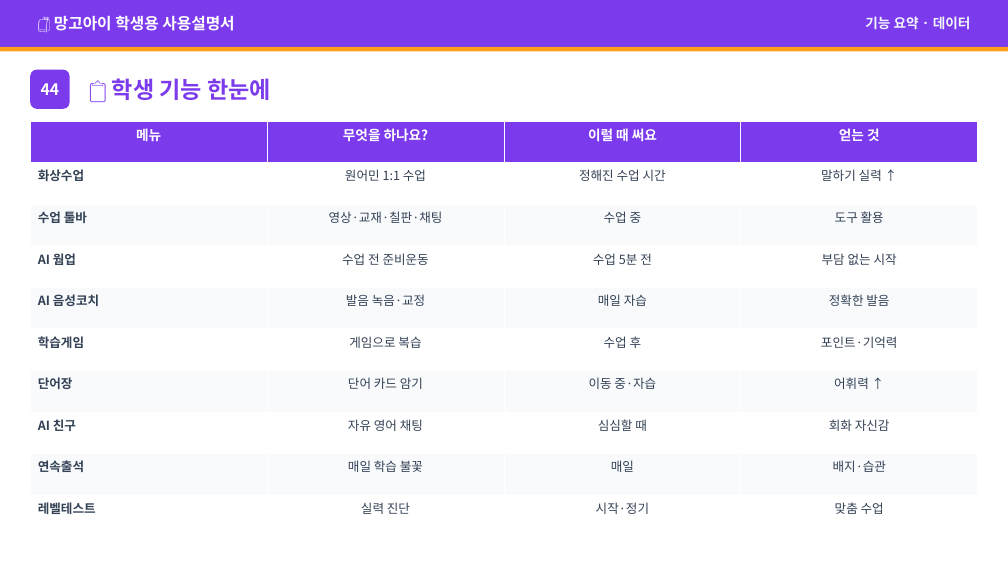
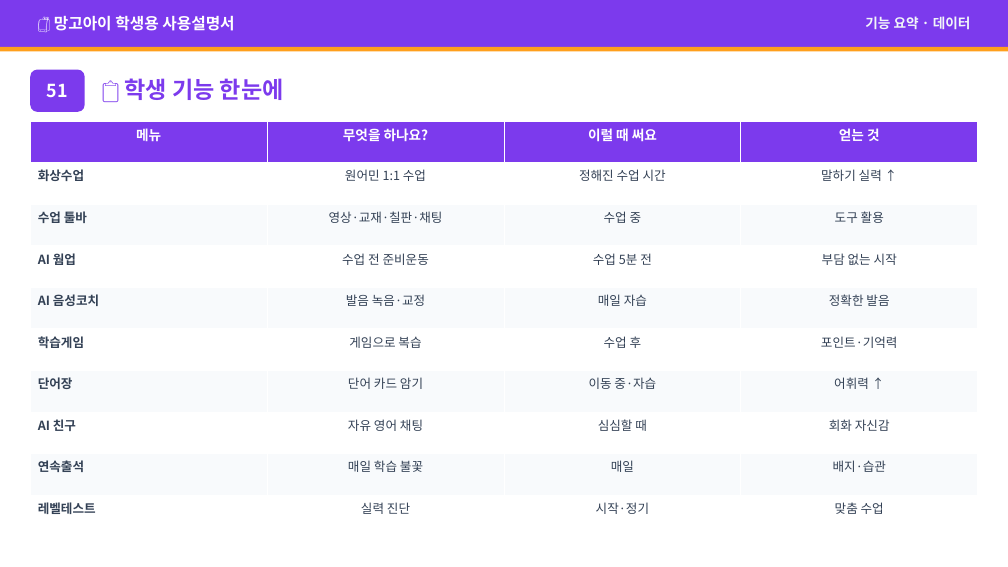
Before and after one commit to navy111p-sudo/mangoiweb, a slide deck: slide 55 of cloudflare-deploy/public/library/student/student-kr.pptx (slide 47 before the commit). Drawn at 1008x567 pixels with LibreOffice and Linux fonts; fonts in the diff are those of the drawing. Boxes give left, top, right and bottom in pixels: in the first picture for what was removed or moved away, otherwise in the second. Text is boxed around its words. In the diff, an @@ line names an element or a change of style, - is before the commit and + after.

```diff
--- a/cloudflare-deploy/public/library/student/student-kr.pptx
+++ b/cloudflare-deploy/public/library/student/student-kr.pptx
@@ rounded rectangle: place and size @@
-rounded rectangle at [30,70,70,109]
+rounded rectangle at [30,70,85,112]
@@ text at [47,83,68,97]: text changed; size 15 to 17 pt @@
-44
+51
@@ text "📋 학생 기능 한눈에": place and size @@
-text "📋 학생 기능 한눈에" at [112,78,271,100]
+text "📋 학생 기능 한눈에" at [125,78,284,100]
```
Also in this commit, not shown: 5 other slides changed, 8 slides added, 33 other files.
